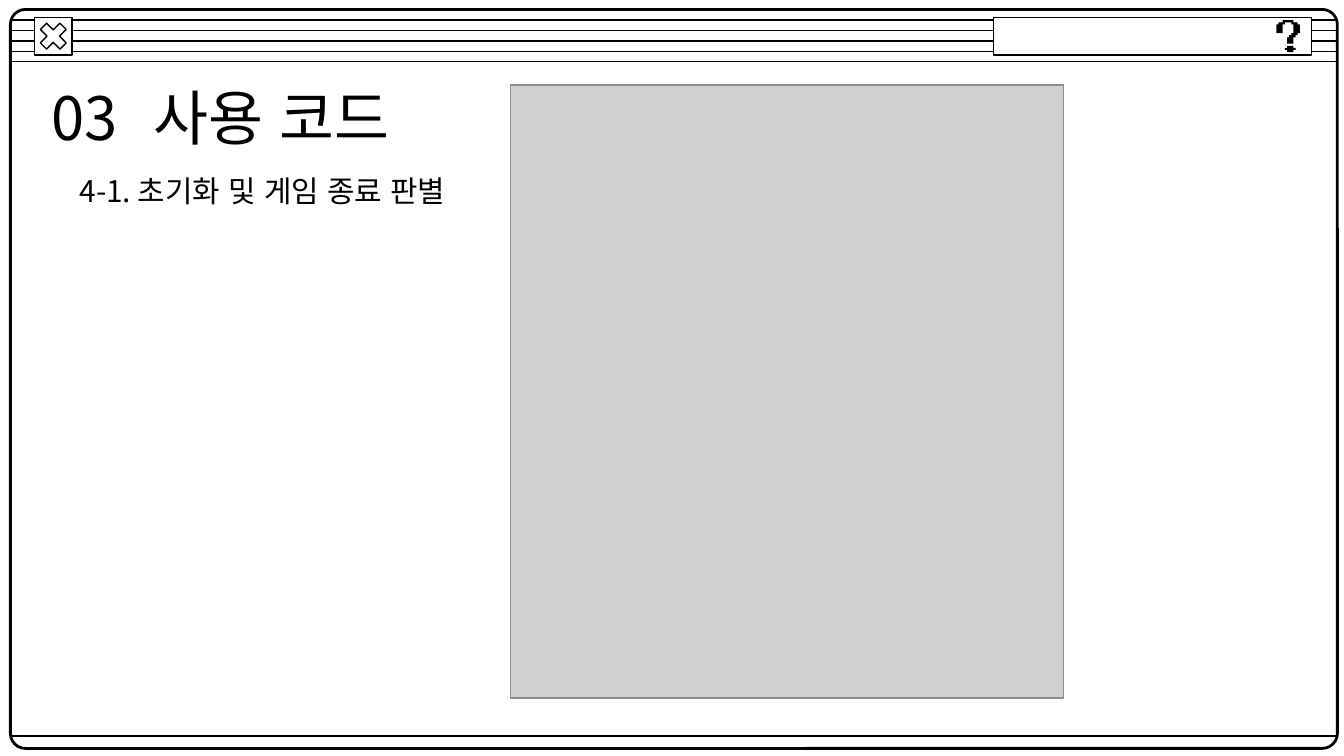
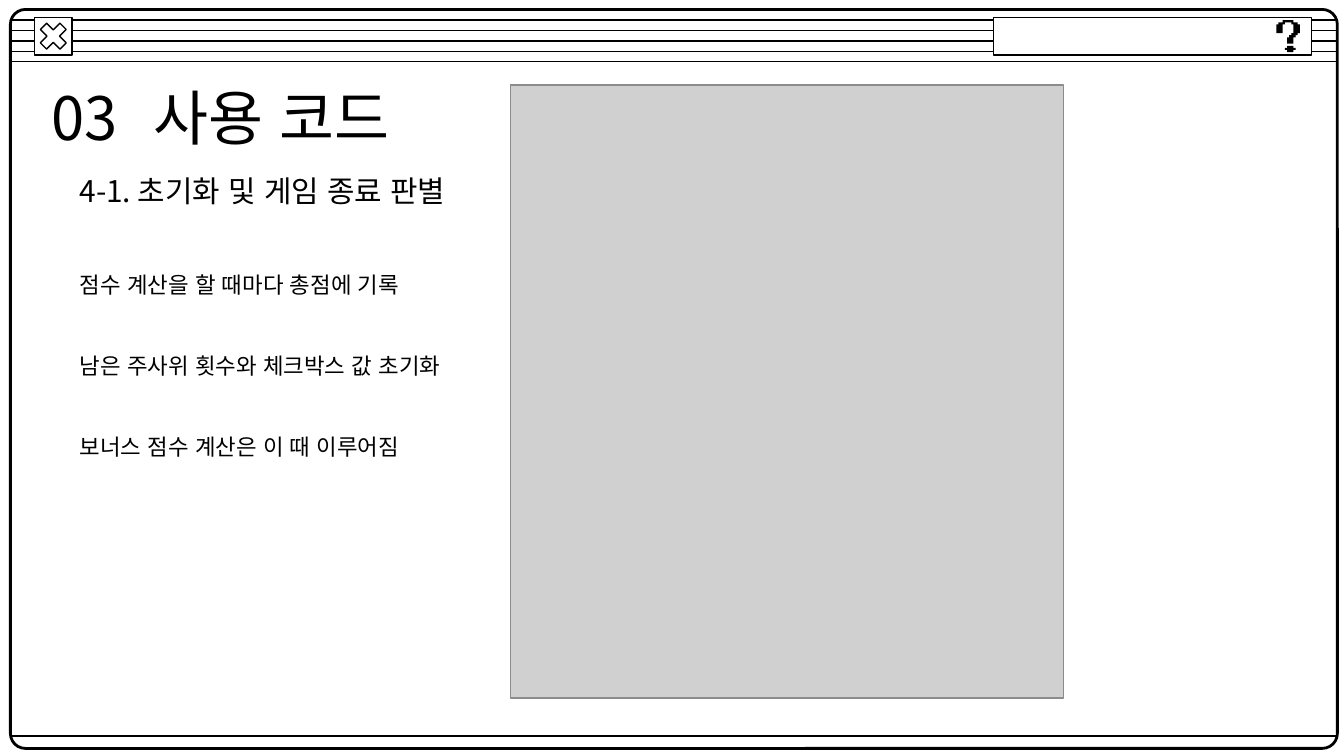
Before and after one commit to YuuJin72/Javascript, a slide deck: slide 15 of Javascript_정두식.pptx. Drawn at 1344x756 pixels with LibreOffice and Linux fonts; fonts in the diff are those of the drawing; grey boxes stand for pictures. Boxes give left, top, right and bottom in pixels: in the first picture for what was removed or moved away, otherwise in the second. Text is boxed around its words. In the diff, an @@ line names an element or a change of style, - is before the commit and + after.

```diff
--- a/Javascript_정두식.pptx
+++ b/Javascript_정두식.pptx
@@ text added at (x1=80, y1=274, x2=440, y2=457), 12 pt, text #000000 @@
+점수 계산을 할 때마다 총점에 기록
+남은 주사위 횟수와 체크박스 값 초기화
+보너스 점수 계산은 이 때 이루어짐
```
Also in this commit, not shown: 7 other slides changed.
